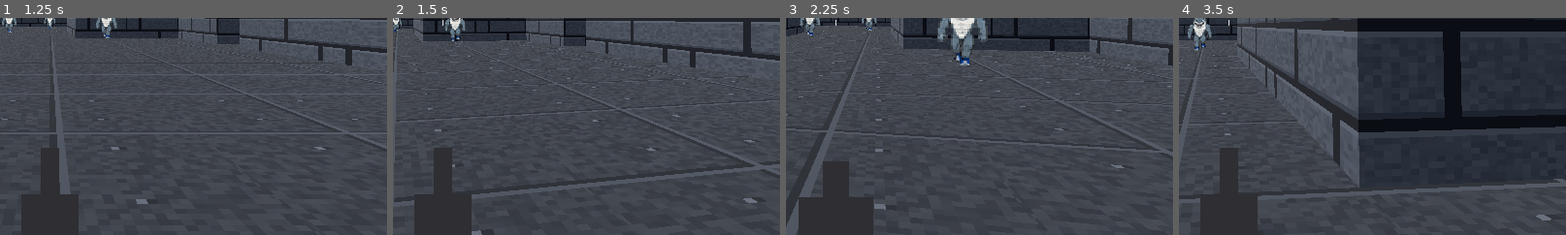
Above: before the commit, frames 1-4 (left to right).
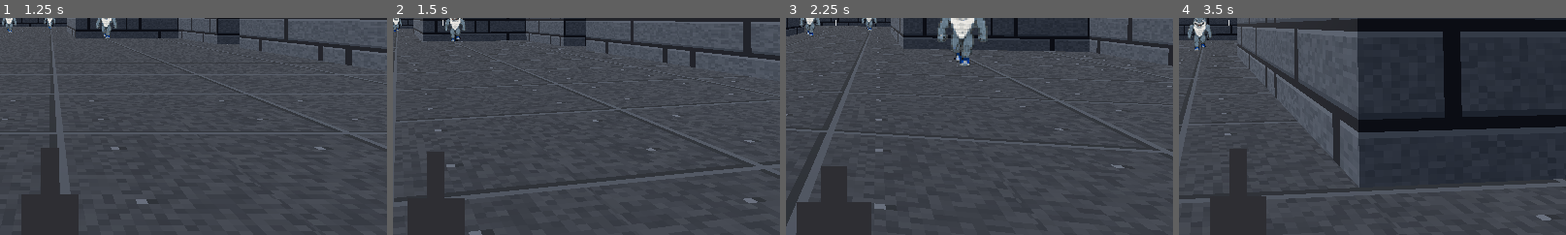
Above: after the commit, the same moments.

Repository: Rognlosh/DoomGodotYandex
Game: Godot game, scene res://scenes/game/game.tscn
Two runs of this game, one before a commit and one after it. Both use one fixed random seed, a clock stepped at 60 frames per second and the inputs below.
Inputs (mouse positions are % of the whole screen's width and height, from its top left):
- Up to frame 1 (1.25 s): click "Старт" at 0.5 s
- Up to frame 2 (1.5 s): move the mouse to (55, 50) at 1.27 s; press the mouse at (55, 50) at 1.28 s; hold W (move_forward) from 1.28 s (still down)
- Up to frame 3 (2.25 s): keep holding W (move_forward); tap Space (jump) at 1.52 s; move the mouse to (45, 50) at 2.02 s; release the mouse at (45, 50) at 2.03 s; tap Mouse wheel up (weapon_next) at 2.1 s
- Up to frame 4 (3.5 s): keep holding W (move_forward); tap Space (jump) at 2.27 s; move the mouse to (52, 48) at 2.77 s; hold Mouse wheel down (weapon_prev) from 2.78 s (still down)
The pictures show only the part of the screen within x 44-93%, y 50-100%; the shares and areas given below are measured in that part.

Frame 1 is identical in both runs. In frame 2, 0.9% of the frame differs, in the area x 3-21%, y 59-100%; in frame 3, 0.4%; in frame 4, 1.1%, in the area x 5-23%, y 60-100%.

Commit message:
feat: спрайт-визуал оружия (стрип+анимация выстрела), weapon bob, звук и пакер под бан-хаммер

Diff:
--- a/scenes/player/weapon.gd
+++ b/scenes/player/weapon.gd
@@ -50,6 +50,28 @@
 # Звук выстрела/«пусто» — централизован в CombatAudio (по слоту ствола),
 # найдётся по группе. Реальные SFX — заменой OGG, не правкой сцен оружия.
 
+@export_group("Спрайт")
+## Стрип кадров оружия (слева направо): кадр 0 — покой, дальше — выстрел.
+## null — рисуется старый прямоугольный плейсхолдер (арт ещё не назначен).
+@export var sprite: Texture2D
+## Всего кадров в стрипе (включая кадр покоя).
+@export var sprite_frames: int = 4
+## Длительность одного кадра анимации выстрела, с.
+@export var fire_frame_time: float = 0.06
+## Высота кадра на экране, в долях высоты вьюпорта.
+@export_range(0.1, 1.0) var screen_height_ratio: float = 0.42
+## Доля кадра, спрятанная ЗА нижним краем экрана. КОНТРАКТ с будущей HUD-панелью:
+## панель займёт нижние ~12% экрана и накроет этот запас (руки «растут» из-за неё).
+@export_range(0.0, 0.5) var bottom_overhang: float = 0.10
+
+@export_group("Покачивание (bob)")
+## Амплитуда покачивания по X/Y, в долях высоты кадра на экране.
+@export var bob_amplitude: Vector2 = Vector2(0.05, 0.03)
+## Радиан фазы покачивания на метр пройденного пути (чаще шаг — чаще качается).
+@export var bob_per_meter: float = 1.7
+## Скорость нарастания/затухания покачивания (остановился — оружие плавно замирает).
+@export var bob_damping: float = 8.0
+
 @export_group("Плейсхолдер-визуал")
 ## Размер «корпуса» ствола, px (заменим на спрайт-арт позже).
 @export var body_size: Vector2 = Vector2(84.0, 60.0)
@@ -74,6 +96,17 @@
 # Тело игрока (CollisionObject3D) — для исключения из луча и как owner снаряда
 # (используется наследниками, напр. RocketLauncher).
 var _body: CollisionObject3D
+# Тело игрока как CharacterBody3D (для bob: velocity/is_on_floor). null — bob выключен.
+var _char: CharacterBody3D
+
+# Анимация выстрела: время с начала, с. Отрицательное — покой (кадр 0).
+var _anim_time: float = -1.0
+# Текущий кадр стрипа.
+var _frame: int = 0
+# Фаза покачивания (радианы; наматывается от пройденного пути).
+var _bob_phase: float = 0.0
+# Сила покачивания 0..1 (плавный вход/выход через bob_damping).
+var _bob_strength: float = 0.0
 
 
 func _ready() -> void:
@@ -82,9 +115,13 @@
 	resized.connect(queue_redraw)
 
 	# Исключаем тело игрока из луча (камера внутри его капсулы); заодно берём AmmoComponent.
+	# Пиксель-арт не мылим (аналог Filter Off у Sprite3D, но для Canvas).
+	texture_filter = CanvasItem.TEXTURE_FILTER_NEAREST
+
 	var body := _find_collision_ancestor()
 	if body != null:
 		_body = body
+		_char = body as CharacterBody3D
 		_exclude = [body.get_rid()]
 		_ammo = body.get_node_or_null("AmmoComponent") as AmmoComponent
 
@@ -95,7 +132,39 @@
 	if _flash_timer > 0.0:
 		_flash_timer -= delta
 		if _flash_timer <= 0.0:
-			queue_redraw()  # вспышка погасла — перерисовать без неё
+			queue_redraw()  # вспышка погасла — перерисовать без неё (плейсхолдер)
+	_advance_fire_animation(delta)
+	_update_bob(delta)
+
+
+# Листает кадры выстрела по таймеру; по окончании возвращает кадр покоя (0).
+func _advance_fire_animation(delta: float) -> void:
+	if _anim_time < 0.0:
+		return
+	_anim_time += delta
+	var next_frame: int = 1 + int(_anim_time / fire_frame_time)
+	if next_frame >= sprite_frames:
+		_anim_time = -1.0
+		next_frame = 0
+	if next_frame != _frame:
+		_frame = next_frame
+		queue_redraw()
+
+
+# Наматывает фазу покачивания от пройденного пути; на месте/в воздухе — плавно гасит.
+func _update_bob(delta: float) -> void:
+	if not visible or _char == null:
+		return
+	var target: float = 0.0
+	if _char.is_on_floor():
+		var h_speed: float = Vector2(_char.velocity.x, _char.velocity.z).length()
+		if h_speed > 0.5:
+			_bob_phase += h_speed * bob_per_meter * delta
+			target = 1.0
+	var prev: float = _bob_strength
+	_bob_strength = move_toward(_bob_strength, target, bob_damping * delta)
+	if _bob_strength > 0.001 or prev > 0.001:
+		queue_redraw()  # оружие в движении — перерисовываем
 
 
 ## Попытка выстрела (с проверкой кулдауна и патронов). Зовёт WeaponManager.
@@ -154,7 +223,10 @@
 
 func _show_effects() -> void:
 	_flash_timer = flash_duration
-	queue_redraw()  # показать вспышку
+	if sprite != null and sprite_frames > 1:
+		_anim_time = 0.0
+		_frame = 1
+	queue_redraw()  # показать вспышку/первый кадр выстрела
 	var ca := _combat_audio()
 	if ca != null:
 		ca.play_weapon(slot)  # звук выбирается по слоту ствола
@@ -168,8 +240,39 @@
 
 
 func _draw() -> void:
-	var cx: float = size.x * 0.5
-	var bottom: float = size.y
+	if sprite != null and sprite_frames > 0:
+		_draw_sprite()
+	else:
+		_draw_placeholder()
+
+
+# Текущий сдвиг покачивания в пикселях. Классика DOOM: X — маятник,
+# Y — «проседание» на полушаге (частота по Y вдвое выше за счёт abs).
+func _bob_offset(frame_height_px: float) -> Vector2:
+	return Vector2(cos(_bob_phase), absf(sin(_bob_phase))) \
+			* bob_amplitude * frame_height_px * _bob_strength
+
+
+# Арт-режим: кадр стрипа по нижнему центру, с запасом за краем и покачиванием.
+# Вспышку кружками не рисуем — кадры выстрела несут её в самом арте.
+func _draw_sprite() -> void:
+	var frame_w: float = float(sprite.get_width()) / float(sprite_frames)
+	var frame_h: float = float(sprite.get_height())
+	var dest_h: float = size.y * screen_height_ratio
+	var dest_w: float = frame_w * (dest_h / frame_h)
+	var bob: Vector2 = _bob_offset(dest_h)
+	var pos := Vector2(
+			size.x * 0.5 - dest_w * 0.5 + bob.x,
+			size.y - dest_h * (1.0 - bottom_overhang) + bob.y)
+	draw_texture_rect_region(sprite, Rect2(pos, Vector2(dest_w, dest_h)),
+			Rect2(_frame * frame_w, 0.0, frame_w, frame_h))
+
+
+# Плейсхолдер до назначения арта: прежние прямоугольники + вспышка, теперь с bob.
+func _draw_placeholder() -> void:
+	var bob: Vector2 = _bob_offset(size.y * screen_height_ratio)
+	var cx: float = size.x * 0.5 + bob.x
+	var bottom: float = size.y + bob.y
 	draw_rect(Rect2(cx - body_size.x * 0.5, bottom - body_size.y, body_size.x, body_size.y), body_color)
 	draw_rect(Rect2(cx - barrel_size.x * 0.5, bottom - body_size.y - barrel_size.y,
 			barrel_size.x, barrel_size.y), body_color)
--- a/scripts/audio/combat_audio.gd
+++ b/scripts/audio/combat_audio.gd
@@ -22,6 +22,7 @@
 	&"player_death": "sfx_player_death.ogg",
 	&"rocket": "sfx_rocket.ogg",          # запуск ракеты (слот 5)
 	&"explosion": "sfx_explosion.ogg",    # взрыв снаряда
+	&"melee": "sfx_melee.ogg",            # замах/удар бан-хаммера (слот 1)
 }
 const _AMBIENT := "amb_level.ogg"
 
@@ -37,7 +38,7 @@
 const _DEDUPE := {&"impact_wall": true, &"impact_flesh": true}
 
 # Слот оружия -> id выстрела (данные, не код: новый ствол — строчка тут).
-const _WEAPON_BY_SLOT := {2: &"pistol", 3: &"shotgun", 4: &"machinegun", 5: &"rocket"}
+const _WEAPON_BY_SLOT := {1: &"melee", 2: &"pistol", 3: &"shotgun", 4: &"machinegun", 5: &"rocket"}
 
 var _streams: Dictionary = {}
 var _pool: SoundPool
Not shown, added: assets/audio/sfx_melee.ogg
Not shown, added: tools/pack_weapon_strip.py
